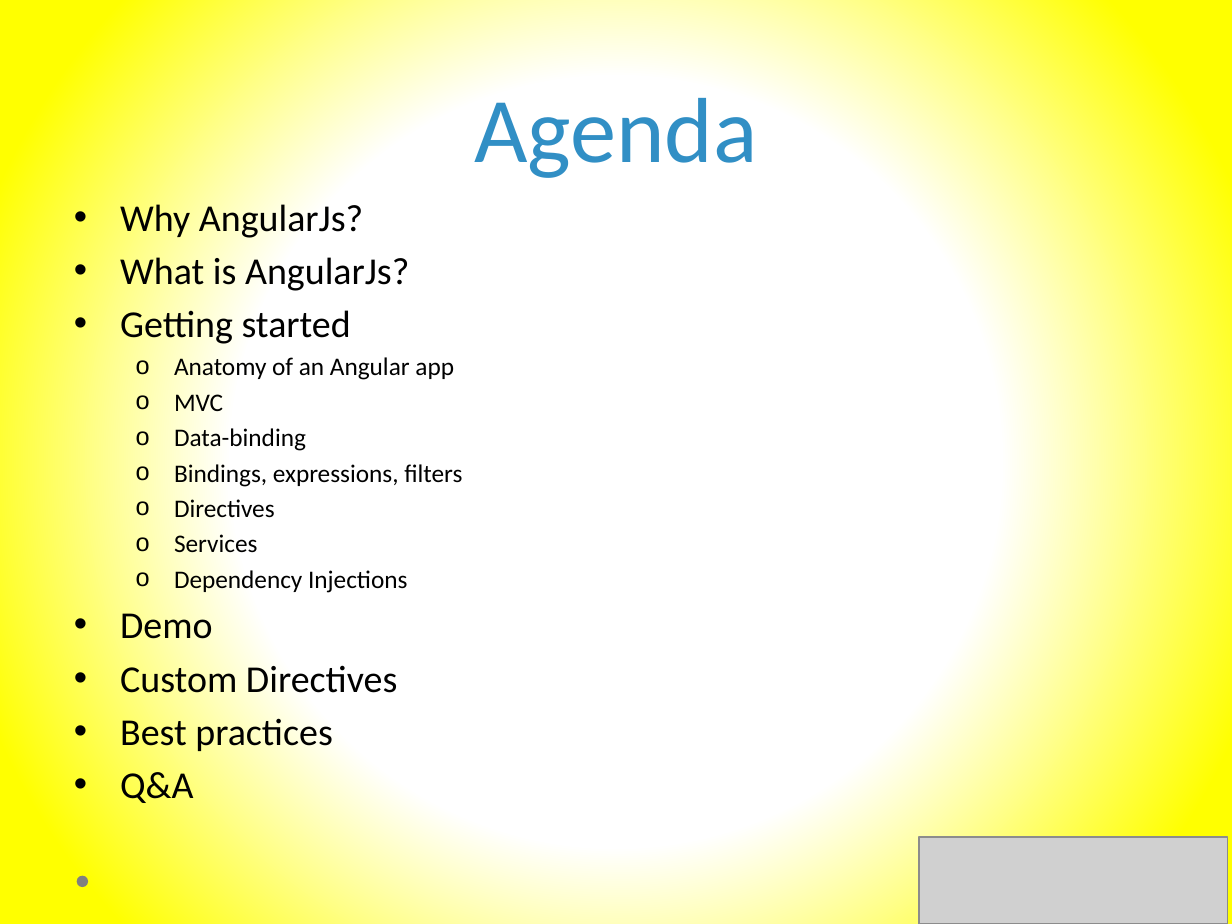
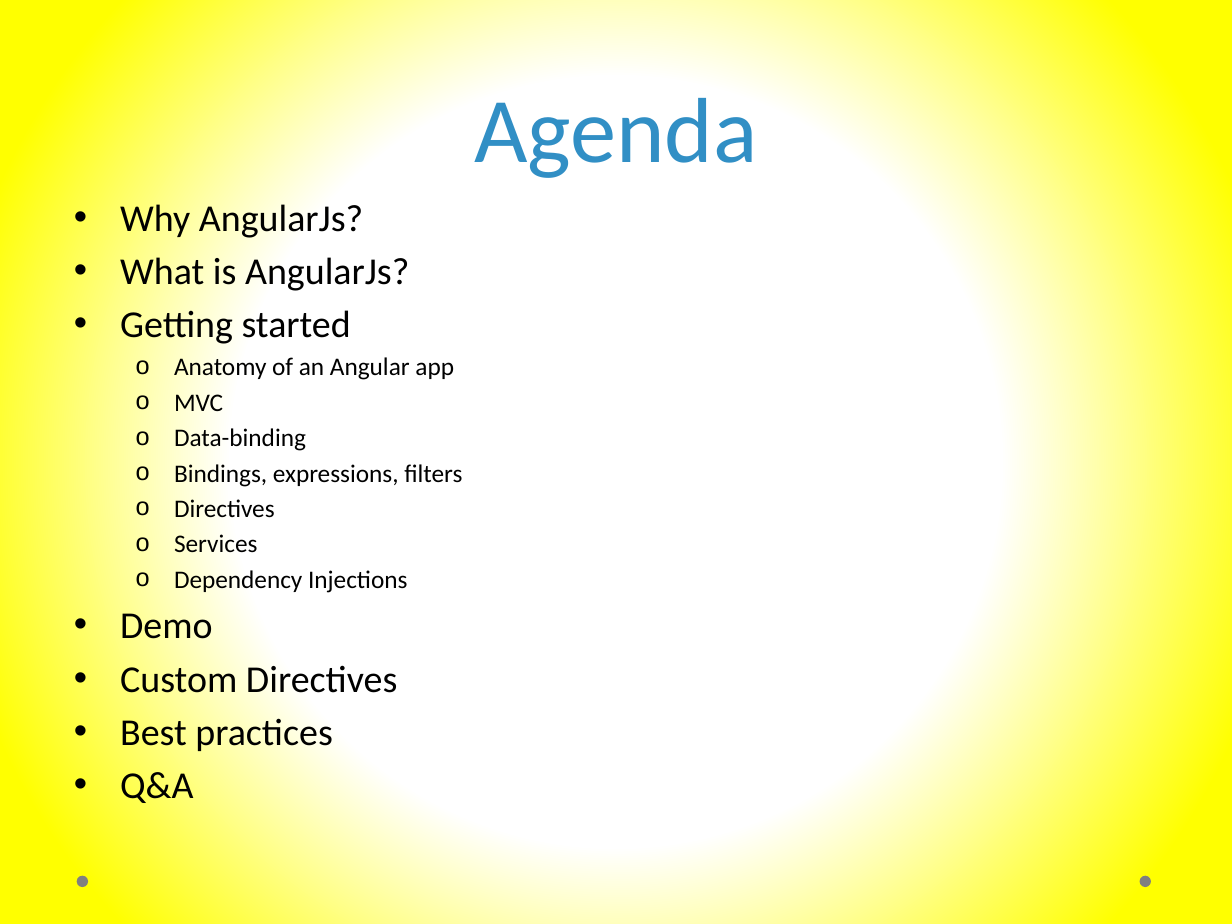
Before and after one commit to murtazahaveliwala/technext-angularjs-demo, a slide deck: slide 3 of Introduction to AngularJs.pptx (slide 2 before the commit). Drawn at 1232x924 pixels with LibreOffice and Linux fonts; fonts in the diff are those of the drawing; grey boxes stand for pictures. Boxes give left, top, right and bottom in pixels: in the first picture for what was removed or moved away, otherwise in the second. Text is boxed around its words. In the diff, an @@ line names an element or a change of style, - is before the commit and + after.

```diff
--- a/Introduction to AngularJs.pptx
+++ b/Introduction to AngularJs.pptx
@@ picture removed at [919,837,1227,924] @@
@@ ellipse added at [1140,876,1151,887], fill #808080 @@
```
Also in this commit, not shown: 10 other slides changed, 5 slides added, 1 slide removed, 1 other file.
